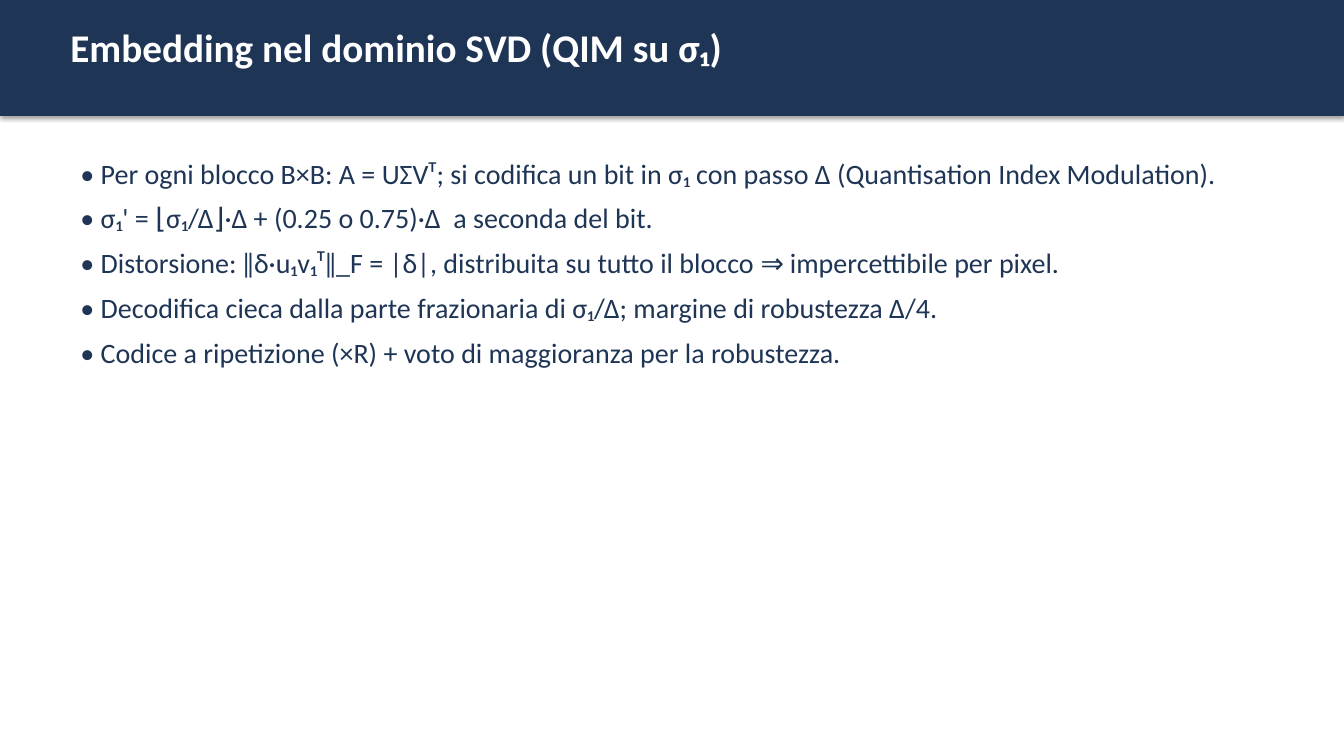
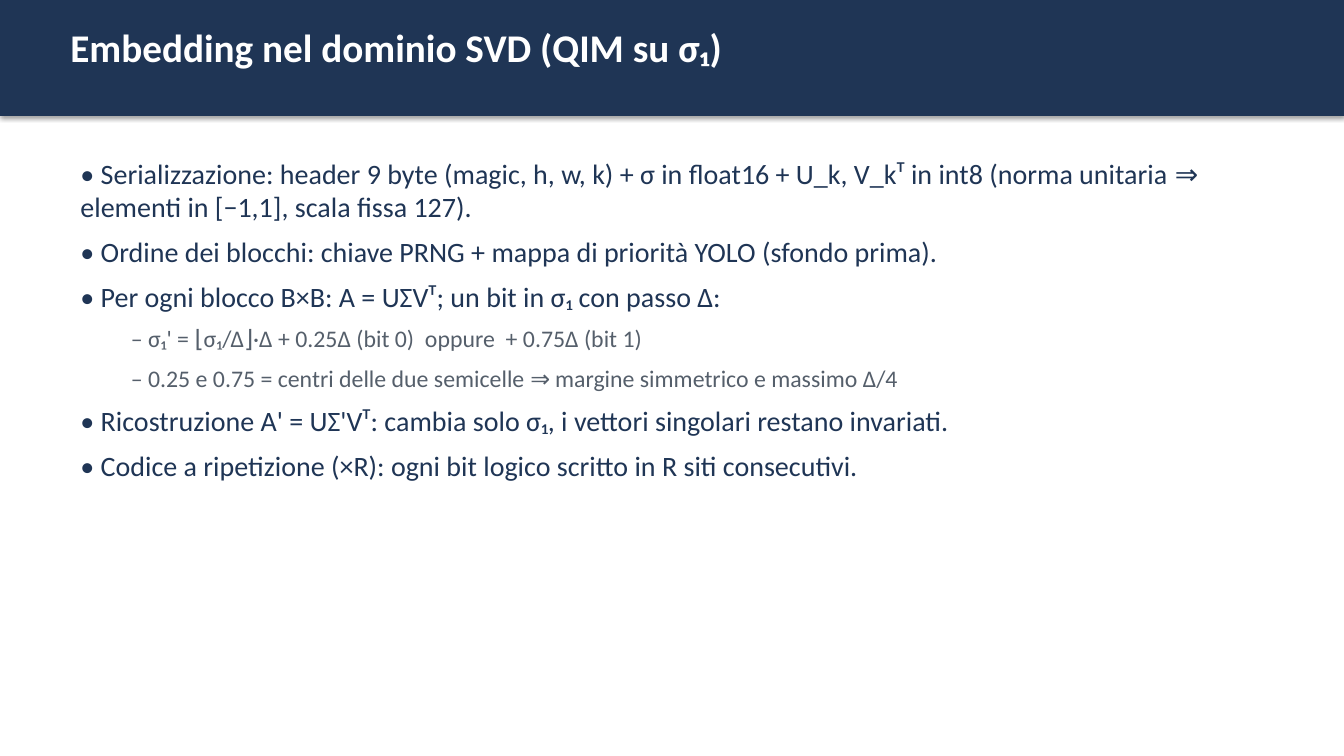
Before and after one commit to elmachico01/SVD_Claude, a slide deck: slide 8 of docs/presentazione.pptx (slide 7 before the commit). Drawn at 1344x756 pixels with LibreOffice and Linux fonts; fonts in the diff are those of the drawing. Boxes give left, top, right and bottom in pixels: in the first picture for what was removed or moved away, otherwise in the second. Text is boxed around its words. In the diff, an @@ line names an element or a change of style, - is before the commit and + after.

```diff
--- a/docs/presentazione.pptx
+++ b/docs/presentazione.pptx
@@ text at bbox=[80, 162, 1167, 481]: text changed @@
-• Per ogni blocco B×B: A = UΣVᵀ; si codifica un bit in σ₁ con passo Δ (Quantisation Index Modulation).
-• σ₁' = ⌊σ₁/Δ⌋·Δ + (0.25 o 0.75)·Δ a seconda del bit.
-• Distorsione: ‖δ·u₁v₁ᵀ‖_F = |δ|, distribuita su tutto il blocco ⇒ impercettibile per pixel.
-• Decodifica cieca dalla parte frazionaria di σ₁/Δ; margine di robustezza Δ/4.
-• Codice a ripetizione (×R) + voto di maggioranza per la robustezza.
+• Serializzazione: header 9 byte (magic, h, w, k) + σ in float16 + U_k, V_kᵀ in int8 (norma unitaria ⇒ elementi in [−1,1], scala fissa 127).
+• Ordine dei blocchi: chiave PRNG + mappa di priorità YOLO (sfondo prima).
+• Per ogni blocco B×B: A = UΣVᵀ; un bit in σ₁ con passo Δ:
+  – σ₁' = ⌊σ₁/Δ⌋·Δ + 0.25Δ (bit 0) oppure + 0.75Δ (bit 1)
+  – 0.25 e 0.75 = centri delle due semicelle ⇒ margine simmetrico e massimo Δ/4
+• Ricostruzione A' = UΣ'Vᵀ: cambia solo σ₁, i vettori singolari restano invariati.
+• Codice a ripetizione (×R): ogni bit logico scritto in R siti consecutivi.
```
Also in this commit, not shown: 1 other slide changed, 4 slides added, 7 other files.
